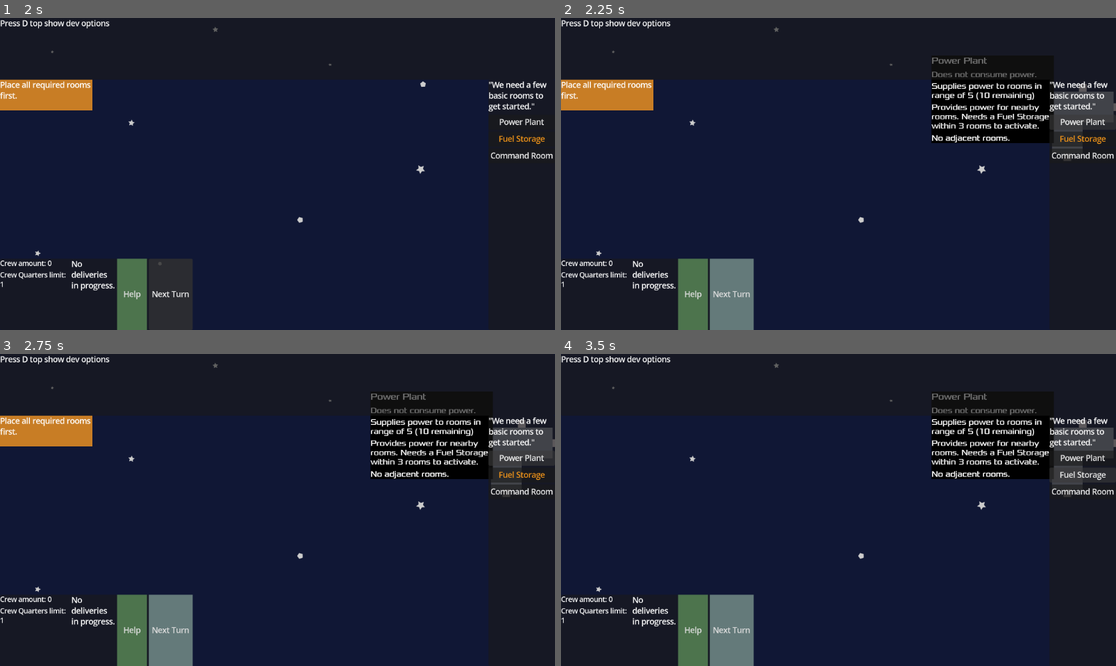
Above: before the commit, frames 1-4 (two rows, left to right).
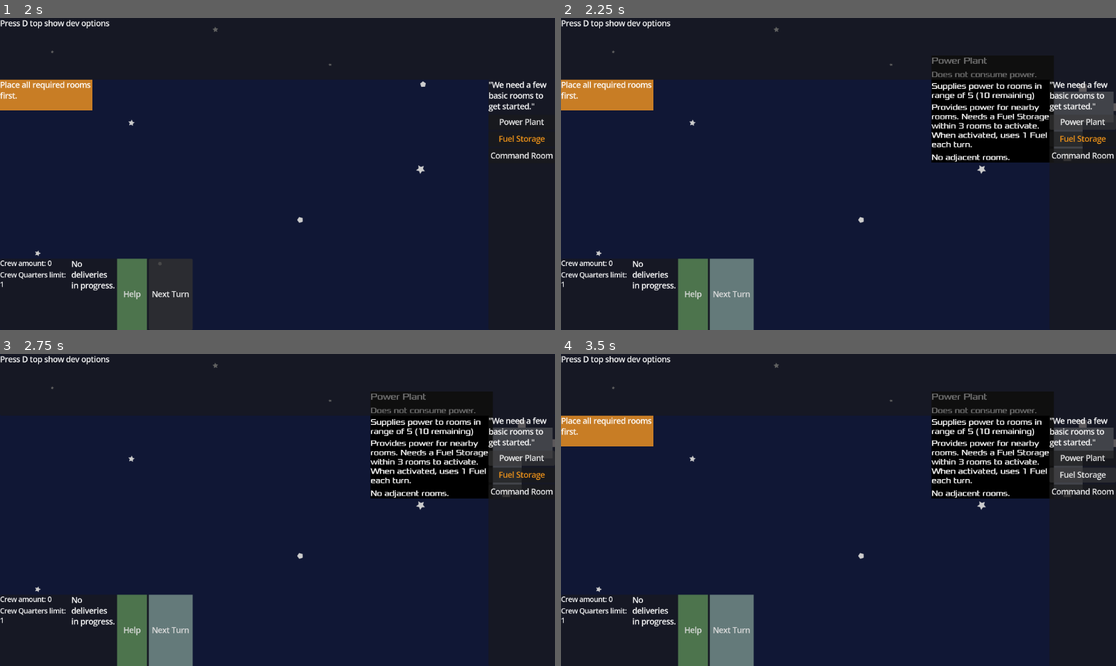
Above: after the commit, the same moments.

Repository: juhanikat/mothership
Game: Godot game, scene res://scenes/main.tscn
Two runs of this game, one before a commit and one after it. Both use one fixed random seed, a clock stepped at 60 frames per second and the inputs below.
Inputs:
- Up to frame 1 (2 s): click "Next Turn" at 0.5 s; click "Next Turn" at 1.25 s
- Up to frame 2 (2.25 s): click "Power Plant" at 2 s
- Up to frame 3 (2.75 s): no input
- Up to frame 4 (3.5 s): click "Fuel Storage" at 2.75 s

Frame 1 is identical in both runs. In frame 2, 1.7% of the frame differs, in the area x 66-89%, y 36-47%; in frame 3, 3.3%, in the area x 0-89%, y 19-47%; in frame 4, 3.3%.

Commit message:
more fixes and add Ration Storage

Diff:
--- a/RoomData.gd
+++ b/RoomData.gd
@@ -5,7 +5,7 @@
 enum RoomShape {LShape, TShape, SmallSquareShape, BigSquareShape, LongHallwayShape}
 enum RoomType {
 	COMMAND_ROOM, POWER_PLANT, ENGINE_ROOM, CARGO_BAY, CREW_QUARTERS,
-	CANTEEN, LAVATORY, WPP, FUEL_STORAGE, GARDEN, ROBOTICS, WEAPONS_RESEARCH, DATA_ANALYSIS, STINGRAY, CABLE_DUCT, PLACEHOLDER_ROOM
+	CANTEEN, LAVATORY, RATION_STORAGE, WPP, FUEL_STORAGE, GARDEN, ROBOTICS, WEAPONS_RESEARCH, DATA_ANALYSIS, STINGRAY, CABLE_DUCT, PLACEHOLDER_ROOM
 }
 enum RoomCategory {CREW_ROOM, MAINTENANCE_ROOM, RESEARCH_ROOM, COMBAT_ROOM, LUXURY_ROOM, SPECIAL_ROOM}
 
@@ -51,6 +51,7 @@
 	RoomType.CREW_QUARTERS: _crew_quarters_data,
 	RoomType.CANTEEN: _canteen_data,
 	RoomType.LAVATORY: _lavatory_data,
+	RoomType.RATION_STORAGE: _ration_storage_data,
 	RoomType.WPP: _wpp_data,
 	RoomType.FUEL_STORAGE: _fuel_storage_data,
 	RoomType.GARDEN: _garden_data,
@@ -79,7 +80,7 @@
 const _power_plant_data: Dictionary[String, Variant] = {
 	"room_name": "Power Plant",
 	"room_shape": RoomShape.LShape,
-	"room_desc": "Provides power for nearby rooms. Needs a Fuel Storage within 3 rooms to activate.",
+	"room_desc": "Provides power for nearby rooms. Needs a Fuel Storage within 3 rooms to activate. When activated, uses 1 Fuel each turn.",
 	"room_category": RoomCategory.SPECIAL_ROOM,
 	"power_usage": 0,
 	"power_supply": {"capacity": 10, "range": 5}
@@ -118,7 +119,7 @@
 const _canteen_data: Dictionary[String, Variant] = {
 	"room_name": "Canteen",
 	"room_shape": RoomShape.BigSquareShape,
-	"room_desc": "Must be placed adjacent to a Crew Room.",
+	"room_desc": "Must be placed adjacent to a Crew Room. Needs a Ration Storage next to it to activate. When activated, uses 1 Ration each turn.",
 	"room_category": RoomCategory.CREW_ROOM,
 	"power_usage": 1
 }
@@ -129,6 +130,16 @@
 	"room_desc": "Must be placed adjacent to a Crew Room. There must be a Waste Processing Plant on the station to activate.",
 	"room_category": RoomCategory.CREW_ROOM,
 	"power_usage": 1
+}
+
+const _ration_storage_data: Dictionary[String, Variant] = {
+	"room_name": "Ration Storage",
+	"room_shape": RoomShape.SmallSquareShape,
+	"room_desc": "Must be placed next to a Canteen.",
+	"room_category": RoomCategory.CREW_ROOM,
+	"always_activated": true,
+	"power_usage": 0,
+	"rations_amount": 10
 }
 
 
--- a/room/RoomConnections.gd
+++ b/room/RoomConnections.gd
@@ -17,10 +17,7 @@
 
 	if placed_room.room_type == RoomType.CANTEEN:
 		if connecting_room.room_category != RoomCategory.CREW_ROOM:
-			GlobalNotice.display("Room placement failed: Canteens must be adjacent to at least one Crew Room.", "warning")
-			return false
-	elif connecting_room.room_type == RoomType.CANTEEN:
-		if placed_room.room_category != RoomCategory.CREW_ROOM:
+			## TODO: fix, this likely fails if ANY connecting room is not a Crew Room!
 			GlobalNotice.display("Room placement failed: Canteens must be adjacent to at least one Crew Room.", "warning")
 			return false
 
--- a/room/RoomGameplay.gd
+++ b/room/RoomGameplay.gd
@@ -25,6 +25,9 @@
 
 # FOR FUEL STORAGE
 var fuel_remaining: int = 0
+
+# FOR RATION STORAGE
+var rations_remaining: int = 0
 
 # FOR POWER SUPPLIERS
 var power_supply = {}
@@ -59,6 +62,9 @@
 	elif parent_room_type == RoomType.FUEL_STORAGE:
 		fuel_remaining = _data["fuel_amount"]
 		parent_room.add_to_group("FuelStorage")
+	elif parent_room_type == RoomType.RATION_STORAGE:
+		rations_remaining = _data["rations_amount"]
+		parent_room.add_to_group("RationStorage")
 	elif parent_room_type == RoomType.LAVATORY:
 		parent_room.add_to_group("Lavatory")
 	elif parent_room_type == RoomType.WPP:
@@ -82,7 +88,7 @@
 ## Called when a deactivated room is middle-clicked. Calls lots of other functions depending on room type.
 ## Returns true if the room has been activated, and false otherwise.
 ## NOTE: Rooms with "always_activated" set to true have already been activated before this function!
-func activate_room() -> bool:
+func activate_room(show_activation_notice: bool = false) -> bool:
 	if always_deactivated:
 		GlobalNotice.display("Cannot activate room: It is set to be always deactivated.", "warning")
 		return false
@@ -100,14 +106,15 @@
 			sufficient_power_supplier.gameplay.power_supply.capacity -= power_usage
 			sufficient_power_supplier.gameplay.supplies_to.append(parent_room)
 			sufficient_power_supplier.room_info.update_power_supply_label(sufficient_power_supplier.gameplay.power_supply)
-		GlobalNotice.display("Room activated.")
+		if show_activation_notice:
+			GlobalNotice.display("Room activated.")
 		return true
 	return false
 
 
 ## Called when an activated room is middle-clicked. Calls lots of other functions depending on room type.
 ## Returns true if the room has been deactivated, and false otherwise.
-func deactivate_room() -> bool:
+func deactivate_room(show_deactivation_notice: bool = false) -> bool:
 	if not activated:
 		push_error("Tried to deactivate room that was not active, this should never happen!")
 		return false
@@ -157,6 +164,8 @@
 
 	activated = false
 	parent_room.texture_polygon.color.a -= 0.5
+	if show_deactivation_notice:
+			GlobalNotice.display("Room activated.")
 	GlobalNotice.display("Room deactivated.")
 	return true
 
@@ -171,6 +180,14 @@
 	return null
 
 
+## Finds all Ration Storages adjacent to this room, and returns a random one. Combine with above function???
+func find_sufficient_ration_storage():
+	var adjacent_ration_storages_with_rations = parent_room.adjacent_rooms.filter(func(room: Room): return room.is_in_group("RationStorage") and room.gameplay.rations_remaining > 0)
+	if not adjacent_ration_storages_with_rations:
+		return null
+	return adjacent_ration_storages_with_rations.pick_random()
+
+
 ## Returns true if the room has been activated, or false otherwise.
 ## Checks all rules other than the availability of power, which is done before this in activate_room().
 func _try_to_activate() -> bool:
@@ -186,6 +203,11 @@
 				GlobalNotice.display("Cannot activate Crew Quarters: Crew Quarters limit has been reached.", "warning")
 				return false
 			GlobalSignals.crew_added.emit(crew_supply)
+		RoomType.CANTEEN:
+			var adjacent_ration_storage = parent_room.adjacent_rooms.filter(func(room: Room): return room.is_in_group("RationStorage"))[0]
+			if not adjacent_ration_storage or not adjacent_ration_storage.gameplay.activated:
+				GlobalNotice.display("Cannot activate Canteen: No activated Ration Storage adjacent to it.", "warning")
+				return false
 		RoomType.LAVATORY:
 			var nearest_wpp_data = RoomConnections.find_nearest_room_type(parent_room, RoomData.RoomType.WPP)
 			if len(nearest_wpp_data) == 0 or nearest_wpp_data[0].gameplay.activated == false:
@@ -232,7 +254,7 @@
 	if parent_room_type == RoomType.POWER_PLANT and activated:
 		var fuel_storage = find_sufficient_fuel_storage()
 		if not fuel_storage:
-			GlobalNotice.display("Power Plant does not have any accessible fuel!", "warning")
+			GlobalNotice.display("Power Plant does not have any accessible fuel and has been deactivated.", "warning")
 			for room in supplies_to:
 				room.gameplay.deactivate_room()
 			supplies_to.clear()
@@ -240,6 +262,16 @@
 		else:
 			fuel_storage.gameplay.fuel_remaining -= 1
 			fuel_storage.room_info.update_fuel_remaining_label(fuel_storage.gameplay.fuel_remaining)
+
+	if parent_room_type == RoomType.CANTEEN and activated:
+		var ration_storage = find_sufficient_ration_storage()
+		print(ration_storage)
+		if not ration_storage:
+			GlobalNotice.display("Canteen does not have any accessible rations and has been deactivated.", "warning")
+			deactivate_room()
+		else:
+			ration_storage.gameplay.rations_remaining -= 1
+			ration_storage.room_info.update_rations_remaining_label(ration_storage.gameplay.rations_remaining)
 
 	if delivery_in_progress:
 		current_delivery.turns_left -= 1
@@ -257,9 +289,18 @@
 					random_fuel_storage.gameplay.fuel_remaining += 5
 					random_fuel_storage.room_info.update_fuel_remaining_label(random_fuel_storage.gameplay.fuel_remaining)
 					random_fuel_storage.highlight()
-					GlobalNotice.display("Fuel delivered.")
+					GlobalNotice.display("Fuel delivered to a random Fuel Storage.")
 			elif current_delivery.type == "Rations":
-				GlobalNotice.display("Rations delivered.")
+				var all_ration_storages = get_tree().get_nodes_in_group("RationStorage")
+				if not all_ration_storages:
+					GlobalNotice.display("Could not deliver Fuel: There aren't any Fuel Storages on the station.")
+					return
+				else:
+					var random_ration_storage: Room = all_ration_storages.pick_random()
+					random_ration_storage.gameplay.rations_remaining += 10
+					random_ration_storage.room_info.update_rations_remaining_label(random_ration_storage.gameplay.rations_remaining)
+					random_ration_storage.highlight()
+					GlobalNotice.display("Rations delivered to a random Ration Storage.")
 			else:
 				push_error("Invalid delivery type!!")
 			deactivate_room()
@@ -271,7 +312,7 @@
 ## Things that need to be done as soon as the room is connected are here.
 func _on_room_connected(connector1: Connector, connector2: Connector) -> void:
 	if connector1.get_parent_room() == parent_room or connector2.get_parent_room() == parent_room:
-		if always_activated:
+		if always_activated and not activated:
 			var can_be_activated = activate_room()
 			if not can_be_activated:
 				push_error("Room with always_activated set to true did not have enough power to activate, it should not be able to be placed!!!! fix!!!")
--- a/room/room_info.gd
+++ b/room/room_info.gd
@@ -43,6 +43,9 @@
 	if "fuel_amount" in _data:
 		resource_label.text = "%s fuel remaining." % [str(_data["fuel_amount"])]
 
+	if "rations_amount" in _data:
+		resource_label.text = "%s rations remaining." % [str(_data["rations_amount"])]
+
 
 ## Called by room.gd when this room is hovered over.
 func expand_info() -> void:
@@ -80,3 +83,7 @@
 
 func update_fuel_remaining_label(current_fuel_remaining: int) -> void:
 	resource_label.text = "%s fuel remaining." % [str(current_fuel_remaining)]
+
+
+func update_rations_remaining_label(current_rations_remaining: int) -> void:
+	resource_label.text = "%s rations remaining." % [str(current_rations_remaining)]
--- a/scenes/hud.gd
+++ b/scenes/hud.gd
@@ -66,6 +66,7 @@
 
 	# hidden by default, press D to show in-game!
 	dev_toolbar.hide()
+	dev_options_hint_label.show()
 
 
 func _unhandled_input(event: InputEvent) -> void:
--- a/scenes/hud.tscn
+++ b/scenes/hud.tscn
@@ -36,6 +36,7 @@
 metadata/_edit_use_anchors_ = true
 
 [node name="DevOptionsHintLabel" type="RichTextLabel" parent="PanelContainer"]
+visible = false
 layout_mode = 2
 text = "Press D top show dev options"
 
--- a/scenes/notice.gd
+++ b/scenes/notice.gd
@@ -7,7 +7,14 @@
 @export var animation_player: AnimationPlayer
 
 
+var queue = []
+
 func display(text: String, type: String = "info", time: float = 2) -> void:
+	if animation_player.is_playing() or not notification_timer.is_stopped():
+		print("joo")
+		queue.append({"text": text, "type": type, "time": time})
+		return
+
 	notification_text_label.text = text
 	var stylebox = StyleBoxFlat.new()
 	match type:
@@ -29,3 +36,6 @@
 func _on_animation_player_animation_finished(anim_name: StringName) -> void:
 	if anim_name == "hide_notification":
 		hide()
+		if len(queue) > 0:
+			var next_notice = queue.pop_front()
+			display(next_notice.text, next_notice.type, next_notice.time)
